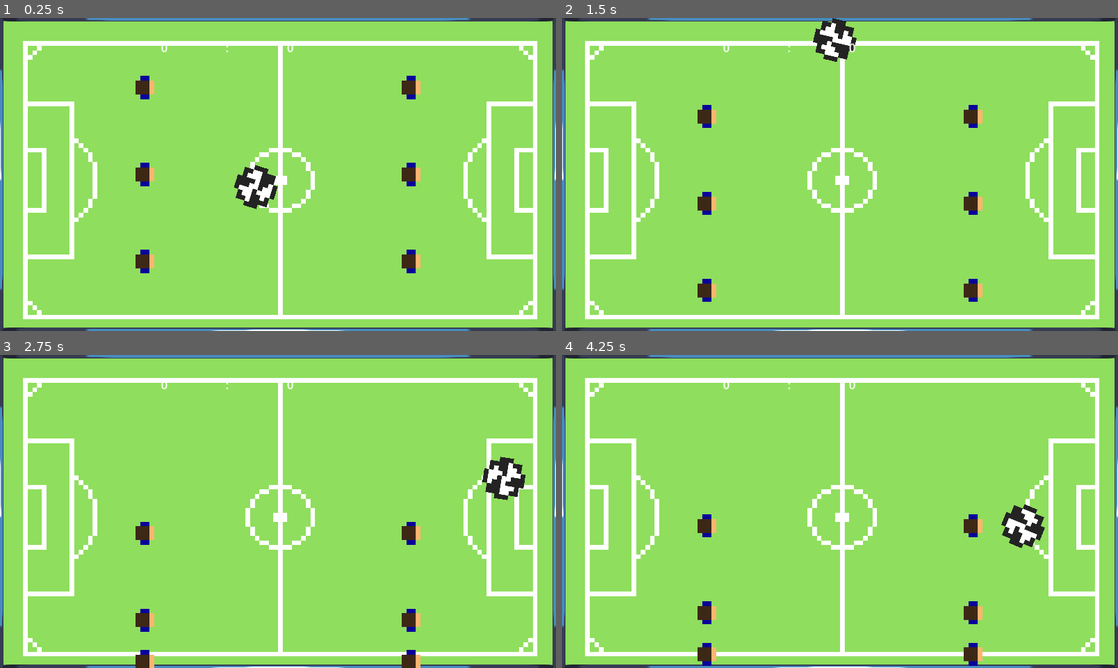
Above: before the commit, frames 1-4 (two rows, left to right).
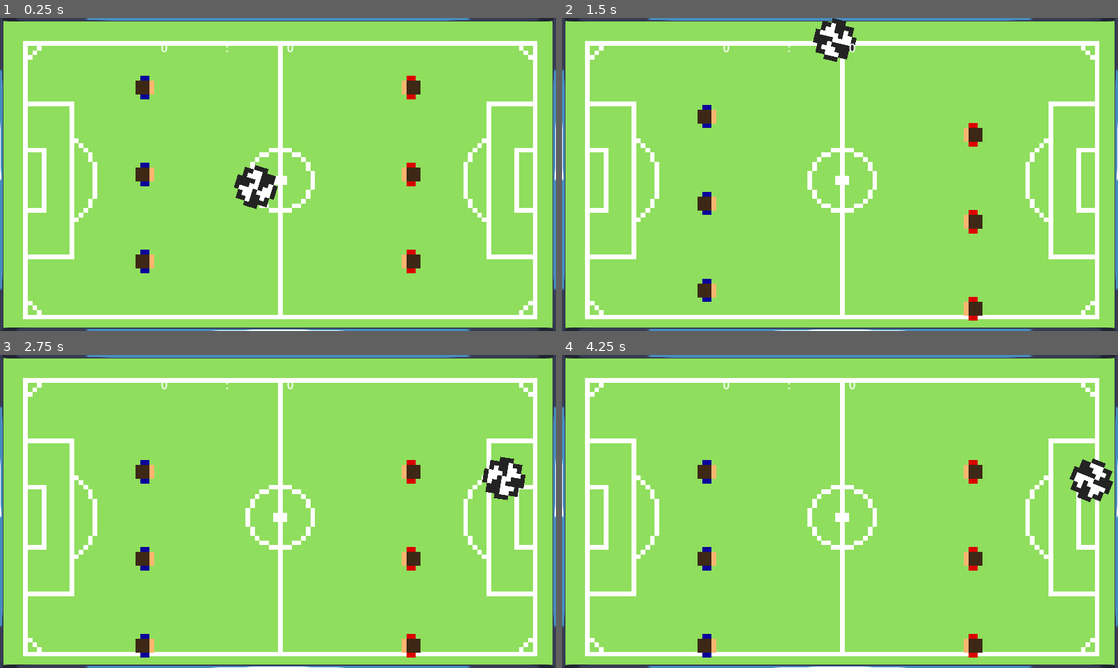
Above: after the commit, the same moments.

Repository: HephaistosForge/Boltzplatz
Game: Godot game, scene res://world.tscn
Two runs of this game, one before a commit and one after it. Both use one fixed random seed, a clock stepped at 60 frames per second and the inputs below. The engine's default icon, where the game draws it, is replaced by a stand-in: a white triangle on a blue panel in a dark square.
Inputs:
- Up to frame 1 (0.25 s): no input
- Up to frame 2 (1.5 s): hold Down (down_player_right) 0.53-1.28 s; hold S (down_player_left) from 1.28 s (still down)
- Up to frame 3 (2.75 s): release S (down_player_left) at 2.03 s; hold Down (down_player_right) from 2.03 s (still down)
- Up to frame 4 (4.25 s): release Down (down_player_right) at 2.78 s; hold W (up_player_left) 2.78-3.53 s; hold S (down_player_left) from 3.53 s (still down)

The runs differ from the first frame. In frame 1, 0.4% of the frame differs, in the area x 72-76%, y 18-82%; in frame 2, 1.1%; in frame 3, 2.2%; in frame 4, 3.5%, in the area x 24-100%, y 33-100%.

Commit message:
Update and Improve Player Figure and Rod with Figure

Diff:
--- a/scenes/figure/figure.tscn
+++ b/scenes/figure/figure.tscn
@@ -1,16 +1,10 @@
-[gd_scene load_steps=6 format=3 uid="uid://dvp6cwqusuxk7"]
+[gd_scene load_steps=3 format=3 uid="uid://dvp6cwqusuxk7"]
 
-[ext_resource type="Script" path="res://scenes/figure/figure.gd" id="1_k8x1b"]
 [ext_resource type="Texture2D" uid="uid://04nt4qyry8qh" path="res://icon.svg" id="2_2gt8k"]
-[ext_resource type="Texture2D" uid="uid://cridjlb8i528t" path="res://assets/Spieler_blau.png" id="2_ptrhc"]
-[ext_resource type="Texture2D" uid="uid://c871pysj8ohef" path="res://assets/Spieler_rot.png" id="3_i5kit"]
 
 [sub_resource type="RectangleShape2D" id="RectangleShape2D_1vba1"]
 
 [node name="Figure" type="CharacterBody2D"]
-collision_mask = 2
-script = ExtResource("1_k8x1b")
-images = Array[CompressedTexture2D]([ExtResource("2_ptrhc"), ExtResource("3_i5kit")])
 
 [node name="Sprite2D" type="Sprite2D" parent="."]
 texture = ExtResource("2_2gt8k")
--- /dev/null
+++ b/scenes/rods_with_figures/rod_with_figures.gd
@@ -0,0 +1,49 @@
+extends CharacterBody2D
+
+const IMAGE: String = "Sprite2D"
+const UP_PLAYER_LEFT: String = "up_player_left"
+const UP_PLAYER_RIGHT: String = "up_player_right"
+const DOWN_PLAYER_LEFT: String = "down_player_left"
+const DOWN_PLAYER_RIGHT: String = "down_player_right"
+
+@export var _movement_speed = 500.0
+@export var images: Array[CompressedTexture2D]
+@export var _player_type: PLAYER_TYPE = PLAYER_TYPE.PLAYER_LEFT
+
+var input_direction: float = 0.0
+
+enum PLAYER_TYPE {
+	PLAYER_LEFT,
+	PLAYER_RIGHT
+}
+
+func _ready():
+	for child in get_children():
+		if child is CharacterBody2D:
+			if _player_type == PLAYER_TYPE.PLAYER_LEFT:
+				child.get_node(IMAGE).texture = images[0]
+				child.get_node(IMAGE).rotation_degrees = 180
+			elif _player_type == PLAYER_TYPE.PLAYER_RIGHT:
+				child.get_node(IMAGE).texture = images[1]
+			else:
+				printerr("Player type unrecognised: %s" % str(_player_type))
+
+
+func _physics_process(_delta):
+	if _player_type == PLAYER_TYPE.PLAYER_LEFT:
+		input_direction = Input.get_axis(UP_PLAYER_LEFT, DOWN_PLAYER_LEFT)
+	elif _player_type == PLAYER_TYPE.PLAYER_RIGHT:
+		input_direction = Input.get_axis(UP_PLAYER_RIGHT, DOWN_PLAYER_RIGHT)
+	else:
+		printerr("Player type unrecognised: %s" % str(_player_type))
+
+	velocity = transform.y * input_direction * _movement_speed
+
+	move_and_slide()
+
+
+func set_player(player: int) -> void:
+	if player == PLAYER_TYPE.PLAYER_LEFT or player == PLAYER_TYPE.PLAYER_RIGHT:
+		_player_type = player
+	else:
+		printerr("Invalid player type: %s" % str(_player_type))
--- /dev/null
+++ b/scenes/rods_with_figures/rod_with_three_figures.tscn
@@ -0,0 +1,28 @@
+[gd_scene load_steps=6 format=3 uid="uid://k6tb2icundgi"]
+
+[ext_resource type="Script" path="res://scenes/rods_with_figures/rod_with_figures.gd" id="1_68nix"]
+[ext_resource type="PackedScene" uid="uid://dvp6cwqusuxk7" path="res://scenes/figure/figure.tscn" id="1_ticny"]
+[ext_resource type="Texture2D" uid="uid://cridjlb8i528t" path="res://assets/Spieler_blau.png" id="2_n5wp6"]
+[ext_resource type="Texture2D" uid="uid://c871pysj8ohef" path="res://assets/Spieler_rot.png" id="3_reqqr"]
+
+[sub_resource type="RectangleShape2D" id="RectangleShape2D_dddne"]
+
+[node name="RodWithThreeFigures" type="CharacterBody2D"]
+collision_layer = 0
+collision_mask = 2
+script = ExtResource("1_68nix")
+images = Array[CompressedTexture2D]([ExtResource("2_n5wp6"), ExtResource("3_reqqr")])
+
+[node name="Rod" type="Sprite2D" parent="."]
+
+[node name="Area2D" type="CollisionShape2D" parent="."]
+scale = Vector2(1, 36.5)
+shape = SubResource("RectangleShape2D_dddne")
+
+[node name="Figure" parent="." instance=ExtResource("1_ticny")]
+
+[node name="Figure2" parent="." instance=ExtResource("1_ticny")]
+position = Vector2(0, 300)
+
+[node name="Figure3" parent="." instance=ExtResource("1_ticny")]
+position = Vector2(0, -300)
--- a/scenes/rods_with_figures/rod_with_three_figures_player_one.tscn
+++ /dev/null
@@ -1,15 +0,0 @@
-[gd_scene load_steps=2 format=3 uid="uid://k6tb2icundgi"]
-
-[ext_resource type="PackedScene" uid="uid://dvp6cwqusuxk7" path="res://scenes/figure/figure.tscn" id="1_ticny"]
-
-[node name="RodWithThreeFiguresPlayerOne" type="Node2D"]
-
-[node name="Rod" type="Sprite2D" parent="."]
-
-[node name="Figure" parent="." instance=ExtResource("1_ticny")]
-position = Vector2(0, -300)
-
-[node name="Figure2" parent="." instance=ExtResource("1_ticny")]
-
-[node name="Figure3" parent="." instance=ExtResource("1_ticny")]
-position = Vector2(0, 300)
--- a/scenes/rods_with_figures/rod_with_three_figures_player_two.tscn
+++ /dev/null
@@ -1,18 +0,0 @@
-[gd_scene load_steps=2 format=3 uid="uid://bm47a38nyln31"]
-
-[ext_resource type="PackedScene" uid="uid://dvp6cwqusuxk7" path="res://scenes/figure/figure.tscn" id="1_7ssr0"]
-
-[node name="RodWithThreeFiguresPlayerTwo" type="Node2D"]
-
-[node name="Rod" type="Sprite2D" parent="."]
-
-[node name="Figure" parent="." instance=ExtResource("1_7ssr0")]
-position = Vector2(0, -300)
-player = 2
-
-[node name="Figure2" parent="." instance=ExtResource("1_7ssr0")]
-player = 2
-
-[node name="Figure3" parent="." instance=ExtResource("1_7ssr0")]
-position = Vector2(0, 300)
-player = 2
--- a/world.tscn
+++ b/world.tscn
@@ -1,10 +1,9 @@
-[gd_scene load_steps=7 format=3 uid="uid://maxjvcwsvjt8"]
+[gd_scene load_steps=6 format=3 uid="uid://ci2eb4183n1x0"]
 
 [ext_resource type="PackedScene" uid="uid://cgros0gs401b0" path="res://scenes/ball/ball.tscn" id="1_yirbw"]
-[ext_resource type="PackedScene" uid="uid://k6tb2icundgi" path="res://scenes/rods_with_figures/rod_with_three_figures_player_one.tscn" id="2_itb26"]
+[ext_resource type="PackedScene" uid="uid://k6tb2icundgi" path="res://scenes/rods_with_figures/rod_with_three_figures.tscn" id="2_itb26"]
 [ext_resource type="PackedScene" uid="uid://cc4ft5f0g0mm2" path="res://scenes/score/score.tscn" id="3_arhoc"]
 [ext_resource type="PackedScene" uid="uid://bqttc2t515xwf" path="res://scenes/wall/wall.tscn" id="3_grdse"]
-[ext_resource type="PackedScene" uid="uid://bm47a38nyln31" path="res://scenes/rods_with_figures/rod_with_three_figures_player_two.tscn" id="4_46hdm"]
 [ext_resource type="PackedScene" uid="uid://cxm1fivt4iyj8" path="res://scenes/background/background.tscn" id="6_msyo4"]
 
 [node name="World" type="Node2D"]
@@ -27,13 +26,7 @@
 grow_horizontal = 1
 grow_vertical = 1
 
-[node name="RodWithThreeFiguresPlayerOne" parent="." instance=ExtResource("2_itb26")]
-z_index = 1
-position = Vector2(500, 540)
-
-[node name="RodWithThreeFiguresPlayerTwo" parent="." instance=ExtResource("4_46hdm")]
-z_index = 1
-position = Vector2(1420, 540)
+[node name="Background" parent="." instance=ExtResource("6_msyo4")]
 
 [node name="Walls" type="Node" parent="."]
 
@@ -53,4 +46,13 @@
 position = Vector2(1920, 540)
 scale = Vector2(0.2, 9)
 
-[node name="Background" parent="." instance=ExtResource("6_msyo4")]
+[node name="Rods" type="Node" parent="."]
+
+[node name="RodWithThreeFigures" parent="Rods" instance=ExtResource("2_itb26")]
+z_index = 1
+position = Vector2(500, 540)
+
+[node name="RodWithThreeFigures2" parent="Rods" instance=ExtResource("2_itb26")]
+z_index = 1
+position = Vector2(1420, 540)
+_player_type = 1
